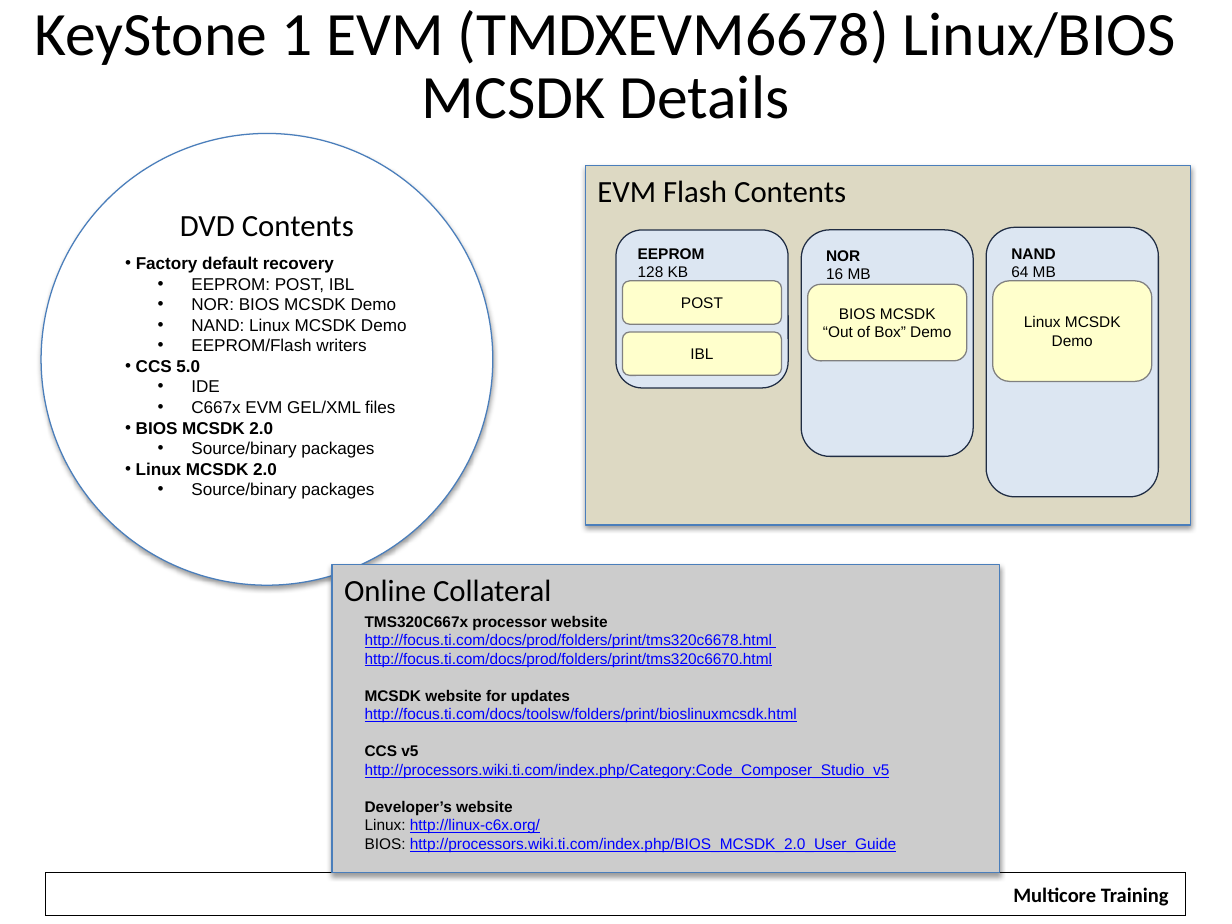
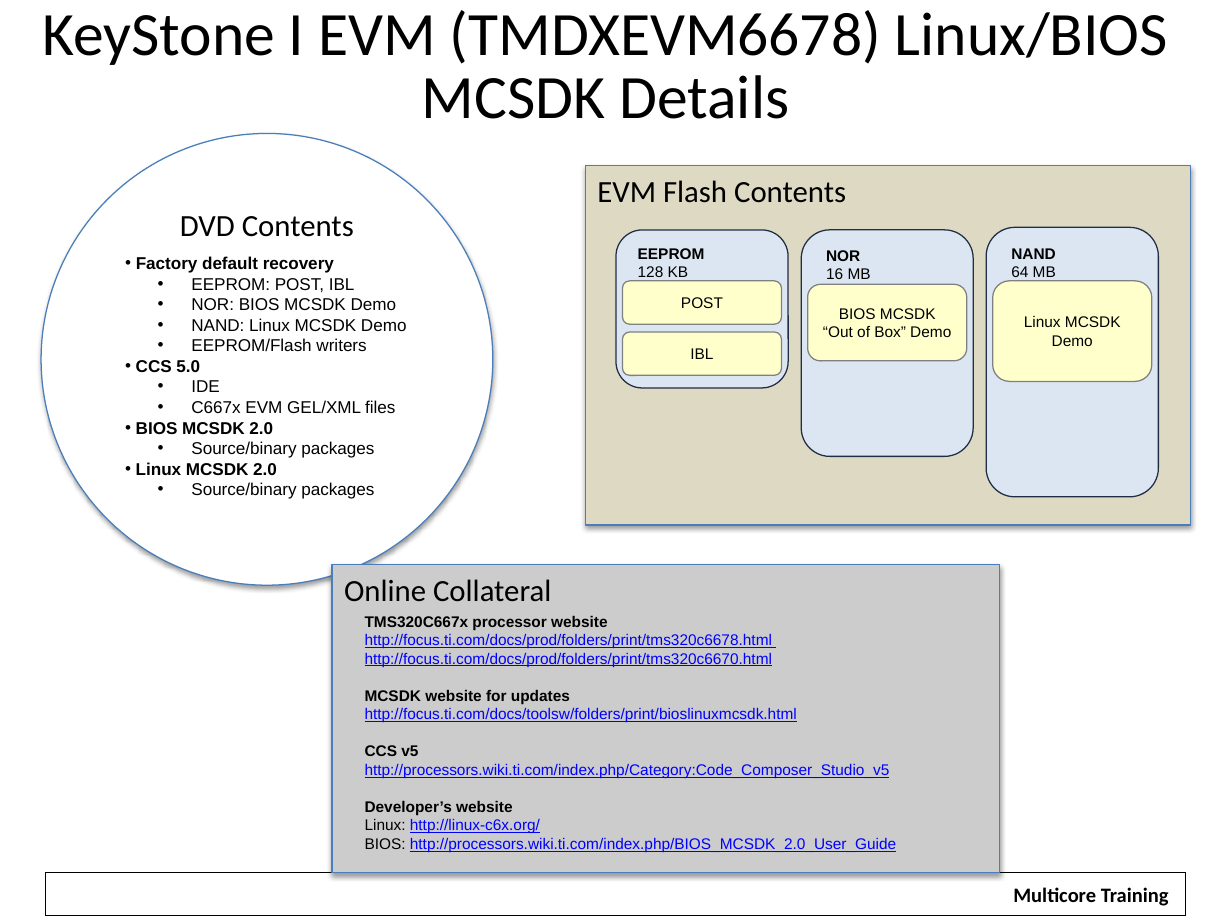
Before and after one commit to hari1989/keystone-workshop, a slide deck: slide 50 of preliminary/Working/presentations/KS1-2 SW Overview.pptx. Drawn at 1232x924 pixels with LibreOffice and Linux fonts; fonts in the diff are those of the drawing; background and template pictures are left out. Boxes give left, top, right and bottom in pixels: in the first picture for what was removed or moved away, otherwise in the second. Text is boxed around its words. In the diff, an @@ line names an element or a change of style, - is before the commit and + after.

```diff
--- a/preliminary/Working/presentations/KS1-2 SW Overview.pptx
+++ b/preliminary/Working/presentations/KS1-2 SW Overview.pptx
@@ text at bbox=[42, 10, 1168, 119]: text changed @@
-KeyStone 1 EVM (TMDXEVM6678) Linux/BIOS MCSDK Details
+KeyStone I EVM (TMDXEVM6678) Linux/BIOS MCSDK Details
```
Also in this commit, not shown: 12 other slides changed.
